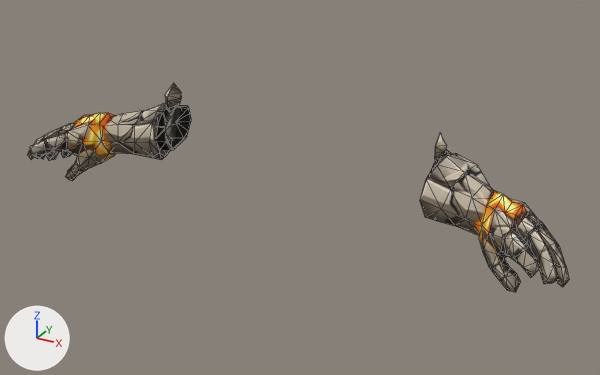
Renders of the glTF model public/models/outfits/crag_gauntlets.glb from each side of a commit.
One viewpoint serves both versions: a camera (50 mm lens) standing at (0.689, -1.261, 1.327) and looking at (0.038, -0.077, 0.735). The lights are fixed; the arrows at lower left show +X, +Y and +Z. The first picture is the older version. Mesh edges are drawn as thin lines. Where no turn or scale is listed for an object, it has been applied to the vertices. Vertices at exactly the same position are counted once.

Objects in the first picture: 'crag_gloves'.
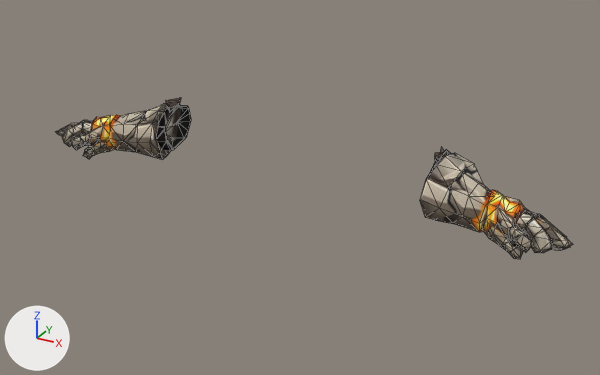
Edits to the scene script, one JSON object a line:
```json
{"block": "me_crag_gloves", "where": "# used by ob_crag_gloves; location = (0.0, 0.0, 0.0)"}
{"op": "remove", "block": "me_crag_gloves", "code": "me_crag_gloves.from_pydata(...)  # 518 vertices, 949 faces; spans x -0.523..0.523, y -0.207..0.047, z 0.671..0.869"}
{"op": "add", "block": "me_crag_gloves", "code": "me_crag_gloves.from_pydata(...)  # 500 vertices, 913 faces; spans x -0.513..0.513, y -0.126..0.047, z 0.706..0.834"}
{"block": "me_crag_gloves", "change": "me_crag_gloves part 1: the loose piece of 139 vertices spanning x 0.372..0.523, y -0.203..-0.036, z 0.671..0.803 is rebuilt with 139 vertices and now spans x 0.367..0.513, y -0.126..-0.032, z 0.706..0.797"}
{"block": "me_crag_gloves", "change": "me_crag_gloves part 2: the loose piece of 137 vertices spanning x -0.523..-0.377, y -0.207..-0.036, z 0.672..0.805 is rebuilt with 137 vertices and now spans x -0.513..-0.372, y -0.126..-0.033, z 0.707..0.798"}
{"block": "me_crag_gloves", "change": "me_crag_gloves part 3"}
{"block": "me_crag_gloves", "change": "130 vertices are removed from x -0.401..0.399, y -0.11..0.047, z 0.712..0.869"}
{"block": "me_crag_gloves", "change": "315 faces are deleted"}
{"block": "me_crag_gloves", "change": "4 vertices move within x -0.277..0.275, y -0.096..-0.001, z 0.732..0.832"}
{"block": "me_crag_gloves", "change": "112 vertices are added at x -0.391..0.387, y -0.098..0.047, z 0.712..0.834"}
{"block": "me_crag_gloves", "change": "279 new faces join them"}
```

Changed parts and their boxes [x1, y1, x2, y2] in the pictures (600 x 375 px; the box of a moved part takes in the faces that stretch with it):
```json
{"object": "crag_gloves", "change": "reshaped", "before": [27, 83, 569, 292], "after": [56, 98, 573, 259], "on screen": "23% shorter"}
{"part": 1, "of": "me_crag_gloves", "change": "rebuilt", "before": [479, 191, 569, 292], "after": [482, 190, 573, 259], "on screen": "31% shorter"}
{"part": 2, "of": "me_crag_gloves", "change": "rebuilt", "before": [27, 113, 116, 181], "after": [56, 115, 120, 159], "on screen": "28% narrower, 35% shorter"}
{"part": 3, "of": "me_crag_gloves", "change": "moved or reshaped", "before": [104, 83, 494, 235], "after": [109, 98, 492, 232]}
```
